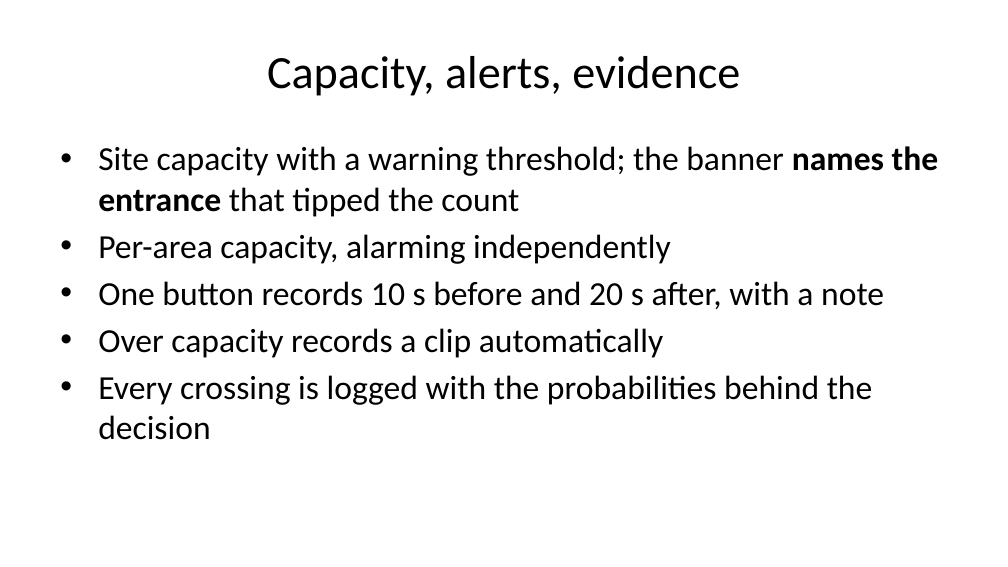
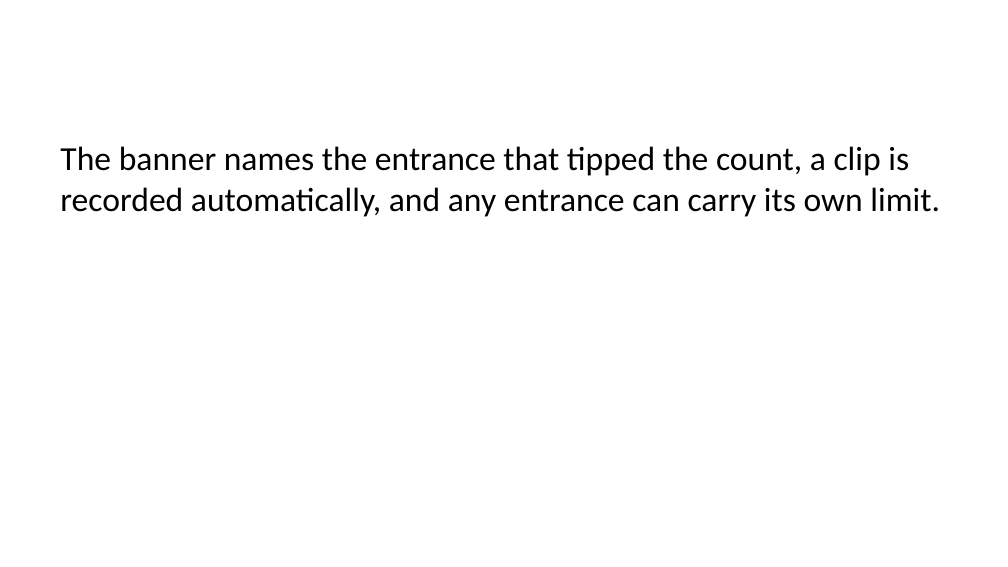
Before and after one commit to felixyustian/visitor-counting-console, a slide deck: slide 24 of docs/Visitor-Counting-Console-Deck.pptx (slide 11 before the commit). Drawn at 1008x567 pixels with LibreOffice and Linux fonts; fonts in the diff are those of the drawing. Boxes give left, top, right and bottom in pixels: in the first picture for what was removed or moved away, otherwise in the second. Text is boxed around its words. In the diff, an @@ line names an element or a change of style, - is before the commit and + after.

```diff
--- a/docs/Visitor-Counting-Console-Deck.pptx
+++ b/docs/Visitor-Counting-Console-Deck.pptx
@@ title removed at (x1=267, y1=56, x2=740, y2=96) @@
-Capacity, alerts, evidence
@@ text at (x1=60, y1=146, x2=940, y2=217): text changed @@
-• Site capacity with a warning threshold; the banner names the entrance that tipped the count
-• Per-area capacity, alarming independently
-• One button records 10 s before and 20 s after, with a note
-• Over capacity records a clip automatically
-• Every crossing is logged with the probabilities behind the decision
+The banner names the entrance that tipped the count, a clip is recorded automatically, and any entrance can carry its own limit.
```
Also in this commit, not shown: 11 other slides changed, 14 slides added, 1 slide removed, 17 other files.
